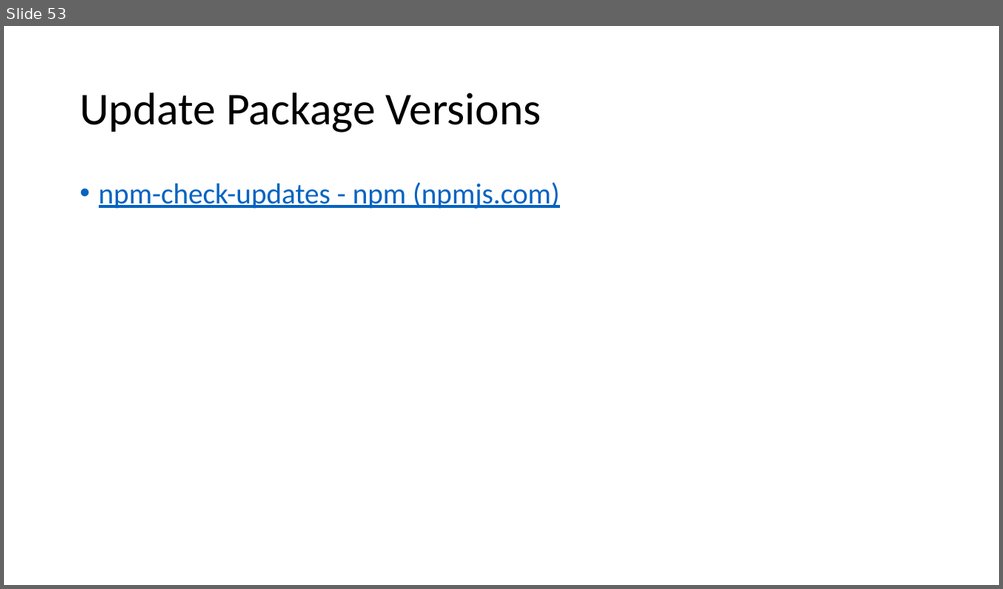
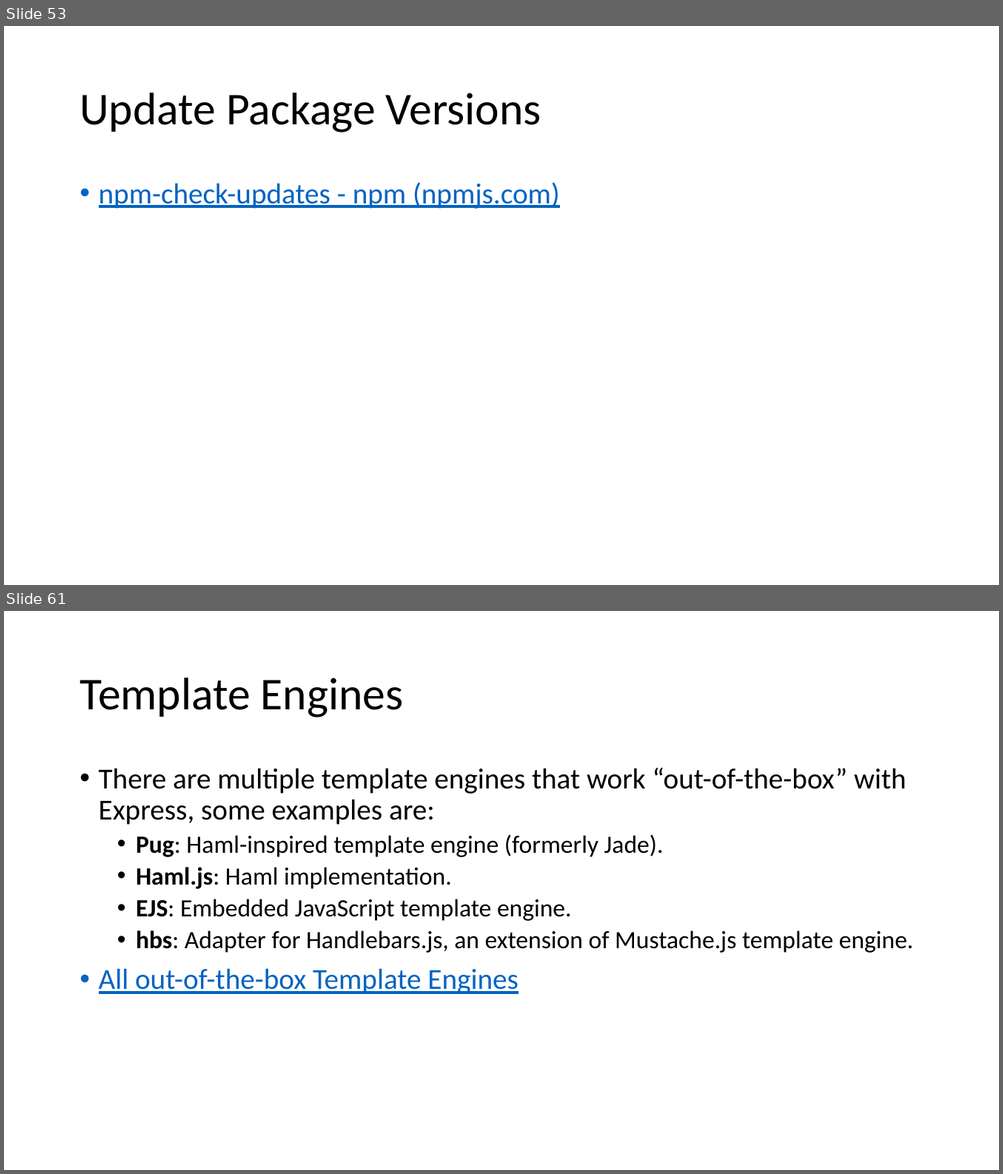
Before and after one commit to explore-with-manish/im-jan24, a slide deck: Node/Notes/Node.pptx. Shown one above the other, each under a label of ours: slide 53 before the commit, slides 53 and 61 after it; the slides between them are not shown. The pictures are 1003x589 and 1003x1174 pixels, drawn with LibreOffice and Linux fonts; fonts in the diff are those of the drawing. Boxes give left, top, right and bottom in pixels: in the first picture for what was removed or moved away, otherwise in the second. Text is boxed around its words. In the diff, an @@ line names an element or a change of style, - is before the commit and + after.

```diff
--- a/Node/Notes/Node.pptx
+++ b/Node/Notes/Node.pptx
@@ slide 61 added at [4, 611, 999, 1170], background #FFFFFF @@
@@ title added at [79, 678, 403, 718], 44 pt, text #000000 @@
+Template Engines
@@ text added at [99, 768, 913, 994], 24 pt, text #000000 @@
+• There are multiple template engines that work “out-of-the-box” with Express, some examples are:
+  • Pug: Haml-inspired template engine (formerly Jade).
+  • Haml.js: Haml implementation.
+  • EJS: Embedded JavaScript template engine.
+  • hbs: Adapter for Handlebars.js, an extension of Mustache.js template engine.
+• All out-of-the-box Template Engines
```
Also in this commit, not shown: 20 other slides added, 45 other files.
